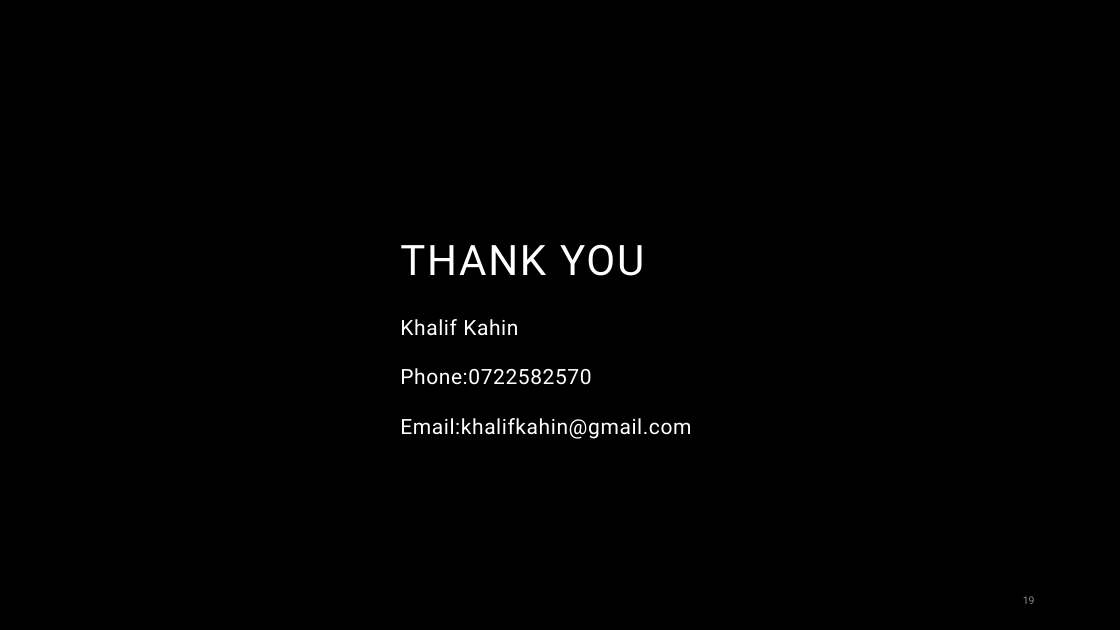
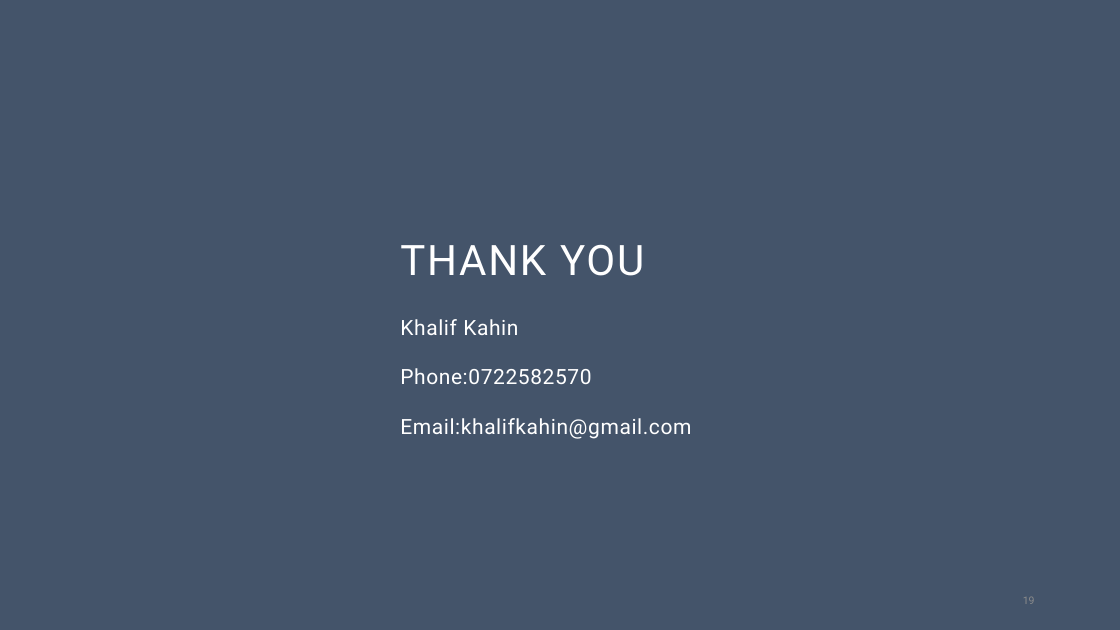
Before and after one commit to KhalifKahin/dsc-phase-1-project-v3, a slide deck: slide 19 of Powerpoint Presentation.pptx. Drawn at 1120x630 pixels with LibreOffice and Linux fonts; fonts in the diff are those of the drawing; background and template pictures are left out. Boxes give left, top, right and bottom in pixels: in the first picture for what was removed or moved away, otherwise in the second. Text is boxed around its words. In the diff, an @@ line names an element or a change of style, - is before the commit and + after.

```diff
--- a/Powerpoint Presentation.pptx
+++ b/Powerpoint Presentation.pptx
@@ background #000000 to #44546A @@
```
Also in this commit, not shown: 10 other slides changed, 5 other files.
